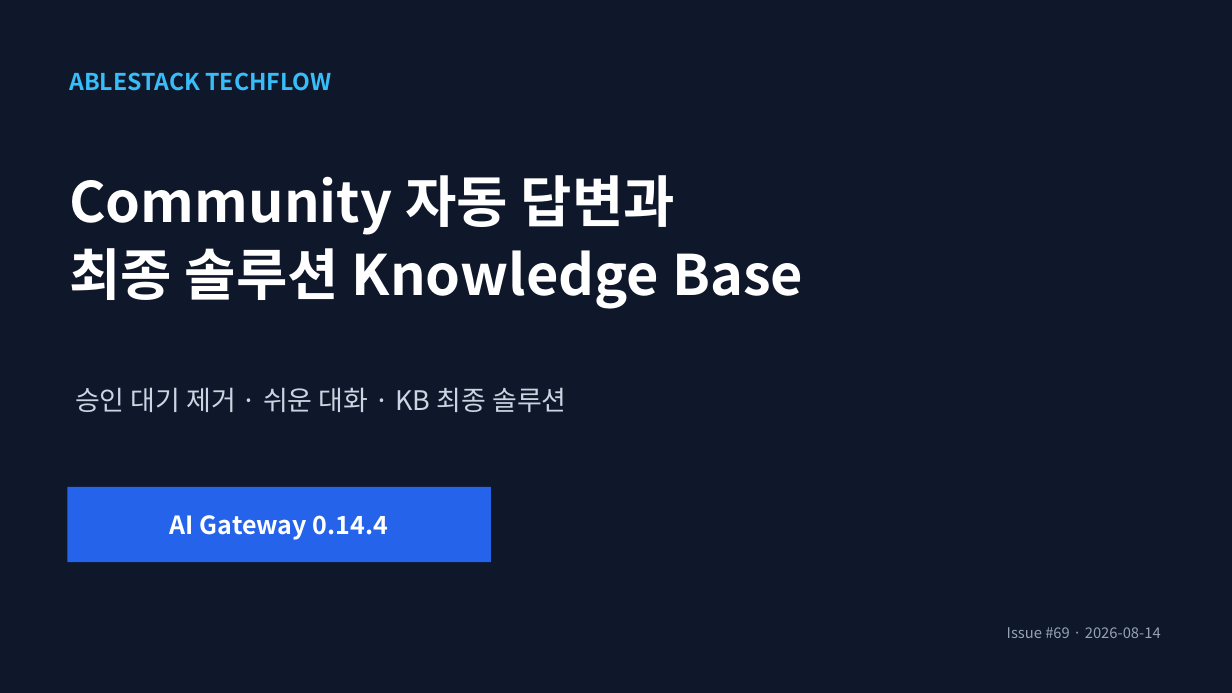
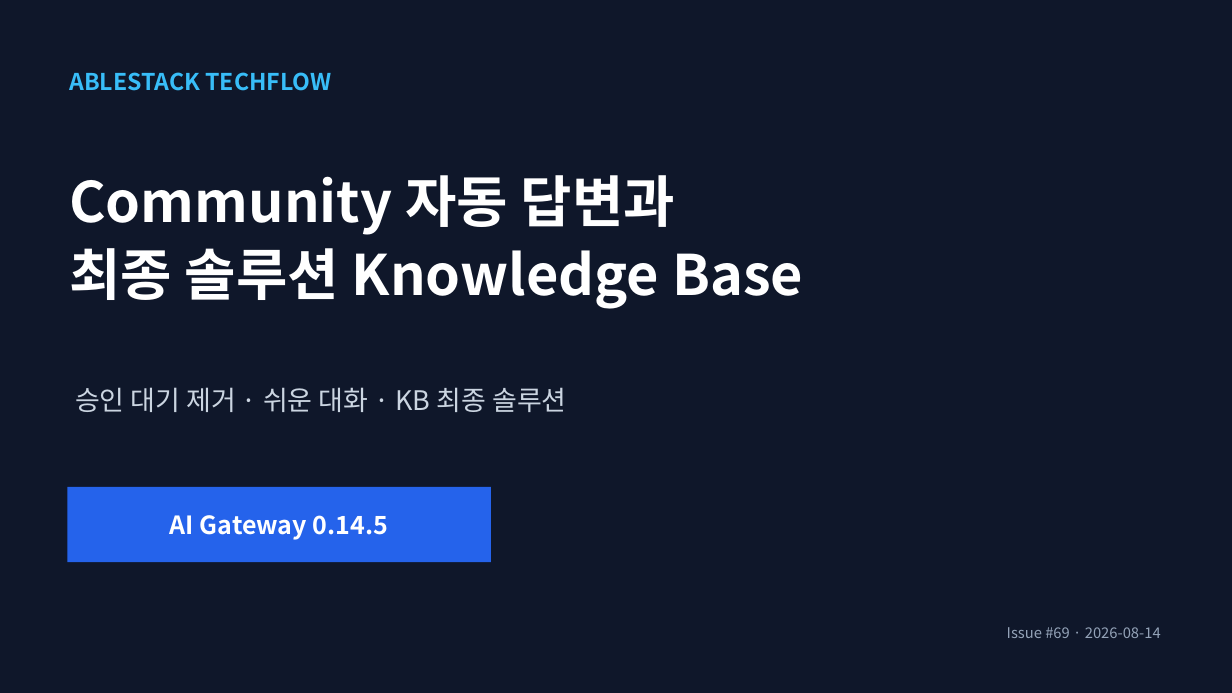
Before and after one commit to dhslove/ablestack-techflow, a slide deck: slide 1 of output/presentation/techflow-community-auto-publish-kb.pptx. Drawn at 1232x693 pixels with LibreOffice and Linux fonts; fonts in the diff are those of the drawing. Boxes give left, top, right and bottom in pixels: in the first picture for what was removed or moved away, otherwise in the second. Text is boxed around its words. In the diff, an @@ line names an element or a change of style, - is before the commit and + after.

```diff
--- a/output/presentation/techflow-community-auto-publish-kb.pptx
+++ b/output/presentation/techflow-community-auto-publish-kb.pptx
@@ text at (170, 515, 388, 540): text changed @@
-AI Gateway 0.14.4
+AI Gateway 0.14.5
```
Also in this commit, not shown: 2 other slides changed, 17 other files.
